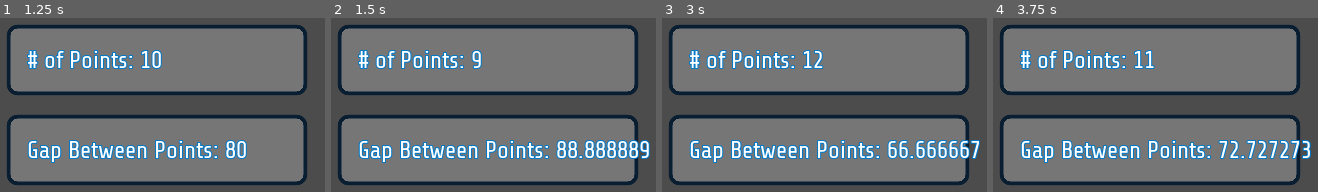
Above: before the commit, frames 1-4 (left to right).
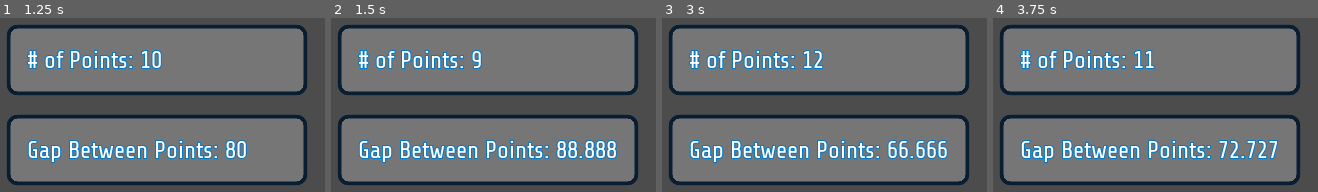
Above: after the commit, the same moments.

Repository: DeerTears/Arranging-Dots
Game: Godot game, scene res://Scenes/Comp Screen.tscn
The game is run twice, just before and just after one commit, with the same random seed, the same clock (stepped at 60 frames per second) and the same inputs.
Inputs:
- Up to frame 1 (1.25 s): tap Enter at 0.5 s; hold Right (ui_right) from 0.53 s (still down)
- Up to frame 2 (1.5 s): tap Space at 1.25 s; release Right (ui_right) at 1.28 s; hold Left (ui_left) from 1.28 s (still down)
- Up to frame 3 (3 s): tap Enter at 2 s; release Left (ui_left) at 2.03 s; hold Right (ui_right) from 2.03 s (still down); tap Space at 2.75 s
- Up to frame 4 (3.75 s): tap Enter at 3.5 s; release Right (ui_right) at 3.53 s; hold Left (ui_left) from 3.53 s (still down)

Frame 1 is identical in both runs. In frame 2, 0.9% of the frame differs, in the area x 88-99%, y 70-82%; in frame 3, 0.8%; in frame 4, 0.7%.

Commit message:
Num and Gap Passed in func PlacePoints

Diff:
--- a/Scenes/Comp Screen.tscn
+++ b/Scenes/Comp Screen.tscn
@@ -26,11 +26,12 @@
 anchor_bottom = 0.5
 margin_left = 20.0
 margin_top = -15.0
-margin_right = 300.0
+margin_right = 279.0
 margin_bottom = 15.0
 custom_fonts/font = ExtResource( 3 )
 text = "# of Points:"
 valign = 1
+clip_text = true
 
 [node name="GapPanel" type="Panel" parent="."]
 margin_left = 20.0
@@ -44,8 +45,9 @@
 anchor_bottom = 0.5
 margin_left = 20.0
 margin_top = -15.0
-margin_right = 300.0
+margin_right = 279.0
 margin_bottom = 15.0
 custom_fonts/font = ExtResource( 3 )
 text = "Gap Between Points:"
 valign = 1
+clip_text = true
--- a/Scripts/Comp Screen.gd
+++ b/Scripts/Comp Screen.gd
@@ -36,17 +36,23 @@
 func SpaceCalcX():
 	ScreenX = OS.window_size.x
 	GapAmt = (ScreenX / PointNum)
-
+	PlacePoints(PointNum, GapAmt)
 	$NumPanel/Label.text = ("# of Points: " + PointNum as String)
 	$GapPanel/Label.text = ("Gap Between Points: " + GapAmt as String)
 
+
 func _process(delta: float):
 	time += delta
-	if time < 1:
+	if time > 1:
+		time = 0
 		print("1 second")
 
-#for i in 10:
-	#var s = Sprite.new()
-	#	s.name = ("Point " + i as String)
-	#	#s.move_local_x(PtNum * i)
-	#	add_child(s)
+
+func PlacePoints(num: int, gap: float):
+	print("Num: " + num as String + " Gap: " + gap as String)
+	#for i in num:
+	#	print(i)
+		#PointInst = load("res://Scenes/Point.tscn")
+		#PointInst.move_local_x(num * i)
+		#PointInst.name = ("Point_" + i as String)
+		#	add_child(s)
